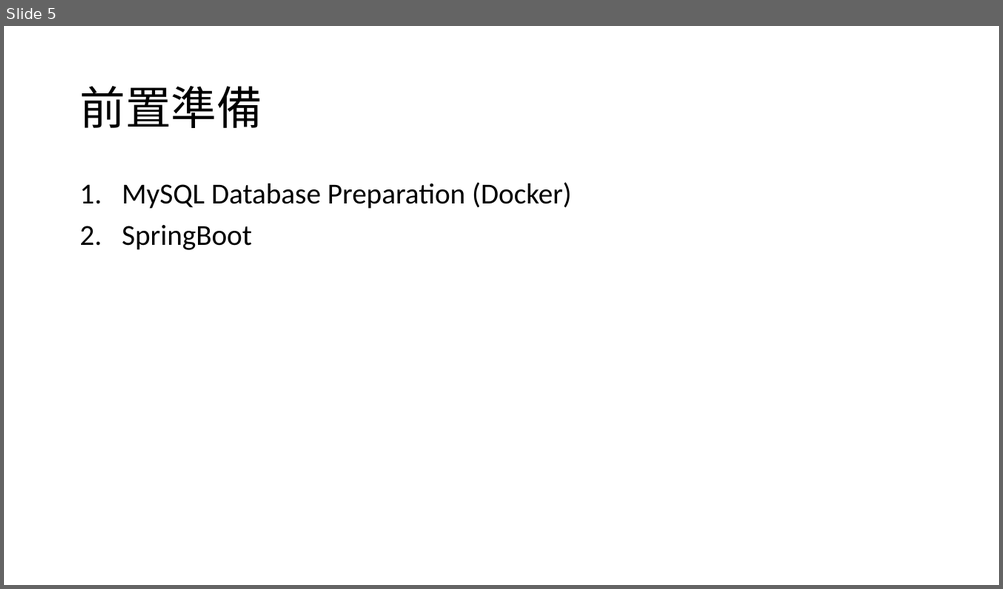
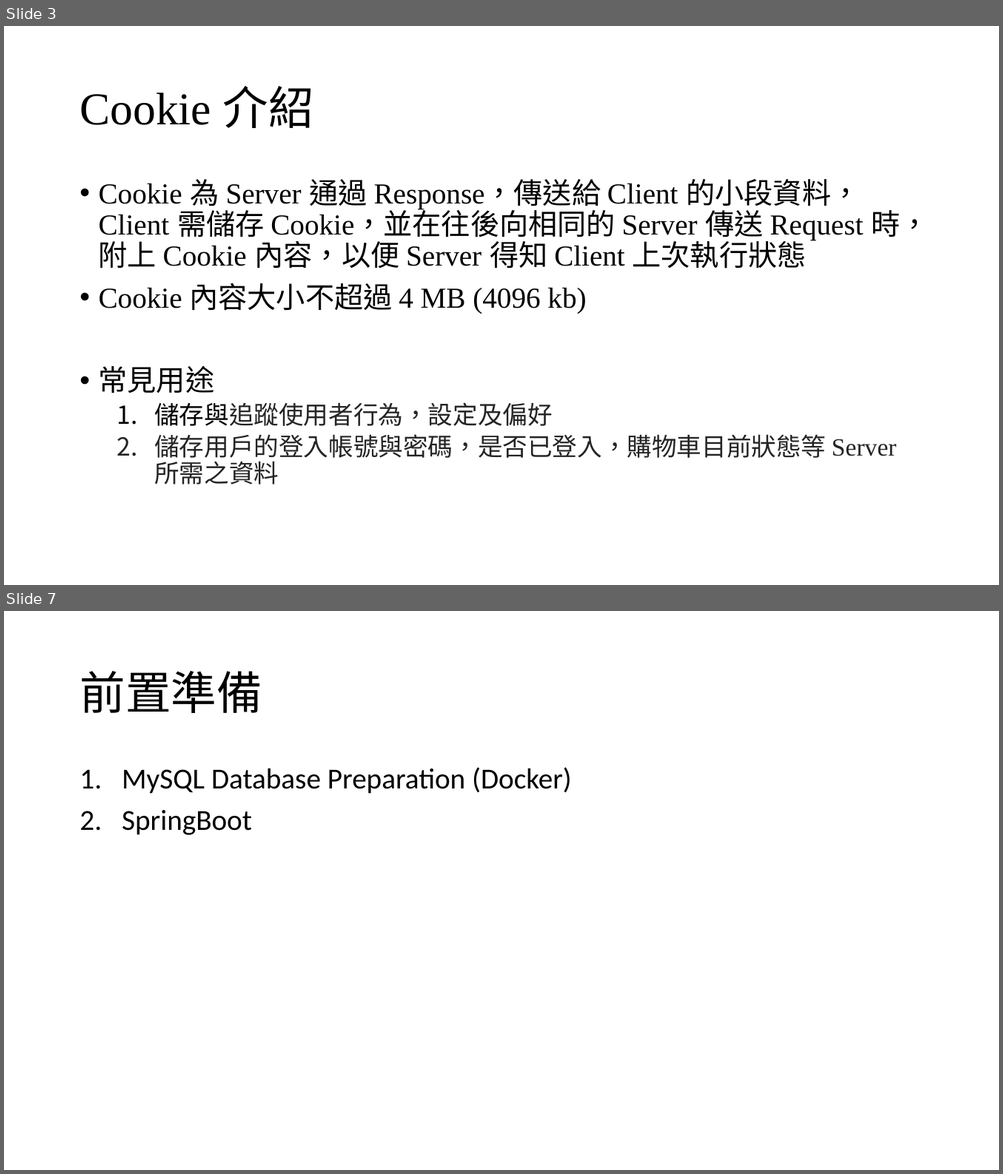
Before and after one commit to ariel055132/Spring, a slide deck: simpleLogin/SpringBoot用戶註冊登入功能.pptx. Shown one above the other, each under a label of ours: slide 5 before the commit, slides 3 and 7 after it; the slides between them are not shown. The pictures are 1003x589 and 1003x1174 pixels, drawn with LibreOffice and Linux fonts; fonts in the diff are those of the drawing. Boxes give left, top, right and bottom in pixels: in the first picture for what was removed or moved away, otherwise in the second. Text is boxed around its words. In the diff, an @@ line names an element or a change of style, - is before the commit and + after.

Commit message:
Update SpringBoot用戶註冊登入功能.pptx
Update the introduction of cookie and session

```diff
--- a/simpleLogin/SpringBoot用戶註冊登入功能.pptx
+++ b/simpleLogin/SpringBoot用戶註冊登入功能.pptx
@@ slide 3 added at [4, 26, 999, 585], background #FFFFFF @@
@@ title added at [79, 86, 314, 128], 44 pt, text #000000 @@
+Cookie 介紹
@@ text added at [99, 179, 929, 485], 28 pt, text #000000 @@
+• Cookie 為 Server 通過 Response，傳送給 Client 的小段資料，Client 需儲存 Cookie，並在往後向相同的 Server 傳送 Request 時，附上 Cookie 內容，以便 Server 得知 Client 上次執行狀態
+• Cookie 內容大小不超過 4 MB (4096 kb)
+• 常見用途
+  1. 儲存與追蹤使用者行為，設定及偏好
+  2. 儲存用戶的登入帳號與密碼，是否已登入，購物車目前狀態等 Server 所需之資料
@@ what was slide 5 is now slide 7 @@
```
Also in this commit, not shown: 4 slides changed, 1 other slide added.
